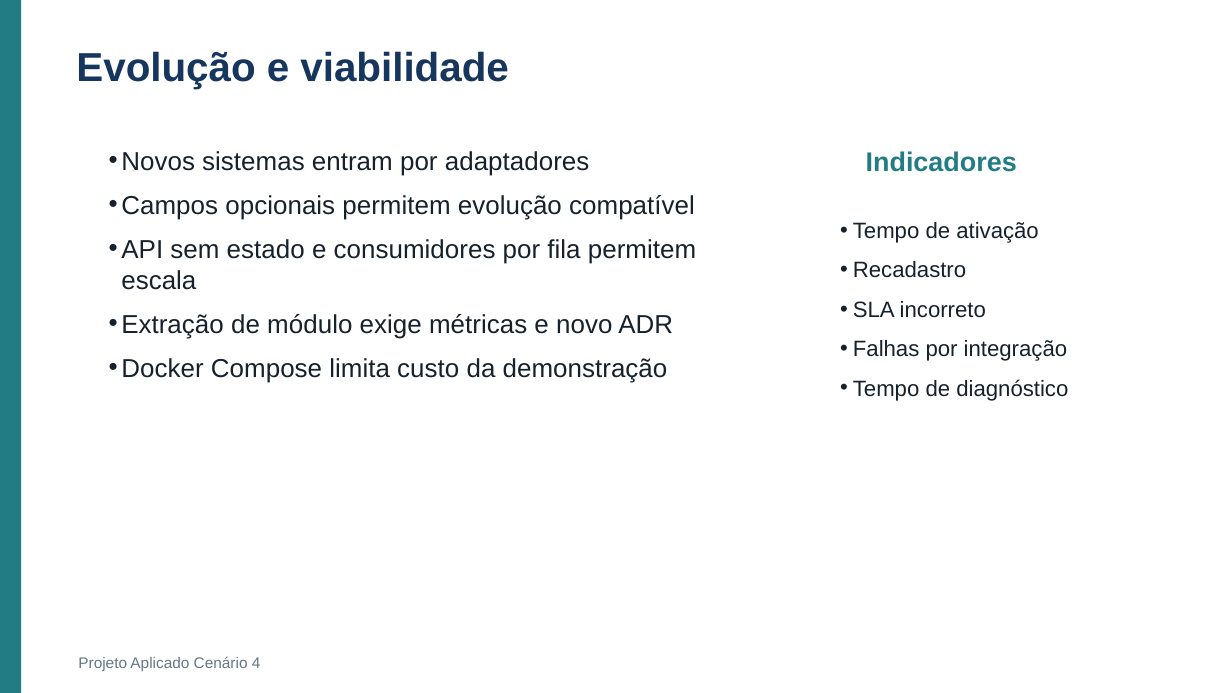
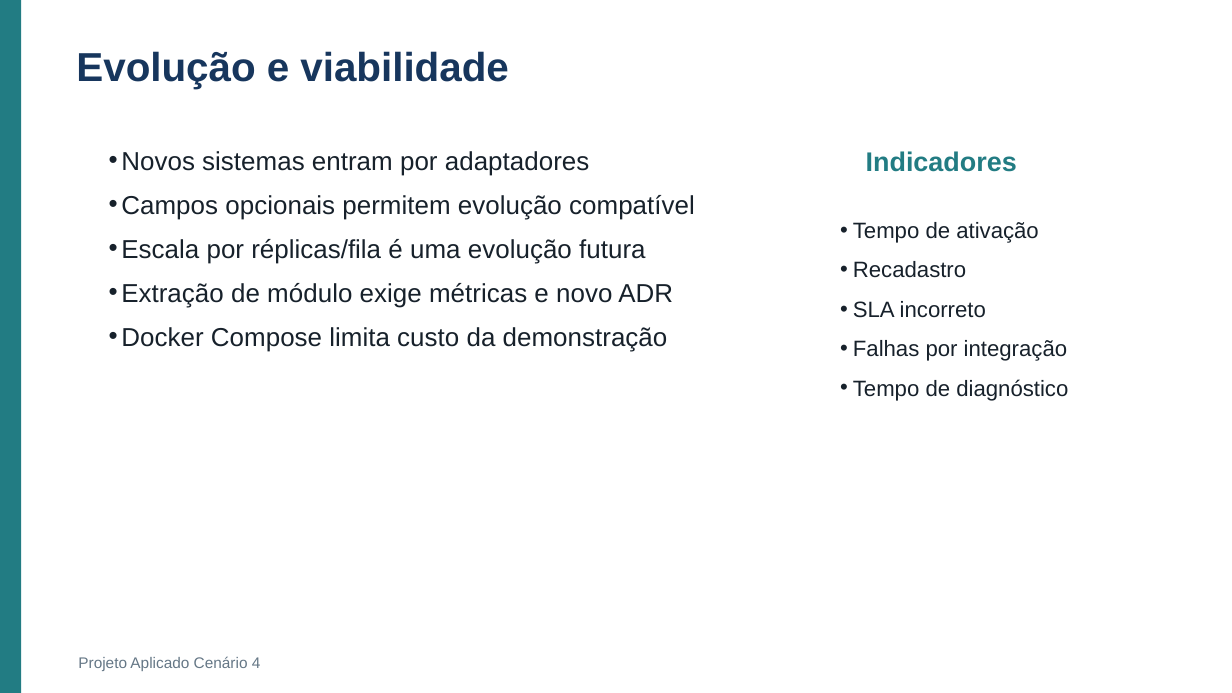
Before and after one commit to Roger-Quinelato/projetoAplicado7, a slide deck: slide 13 of output/Apresentacao_Cenario_4.pptx. Drawn at 1232x693 pixels with LibreOffice and Linux fonts; fonts in the diff are those of the drawing. Boxes give left, top, right and bottom in pixels: in the first picture for what was removed or moved away, otherwise in the second. Text is boxed around its words. In the diff, an @@ line names an element or a change of style, - is before the commit and + after.

```diff
--- a/output/Apresentacao_Cenario_4.pptx
+++ b/output/Apresentacao_Cenario_4.pptx
@@ text at (121,239,645,264): text changed @@
-• API sem estado e consumidores por fila permitem escala
+• Escala por réplicas/fila é uma evolução futura
```
Also in this commit, not shown: 8 other slides changed, 11 other files.
